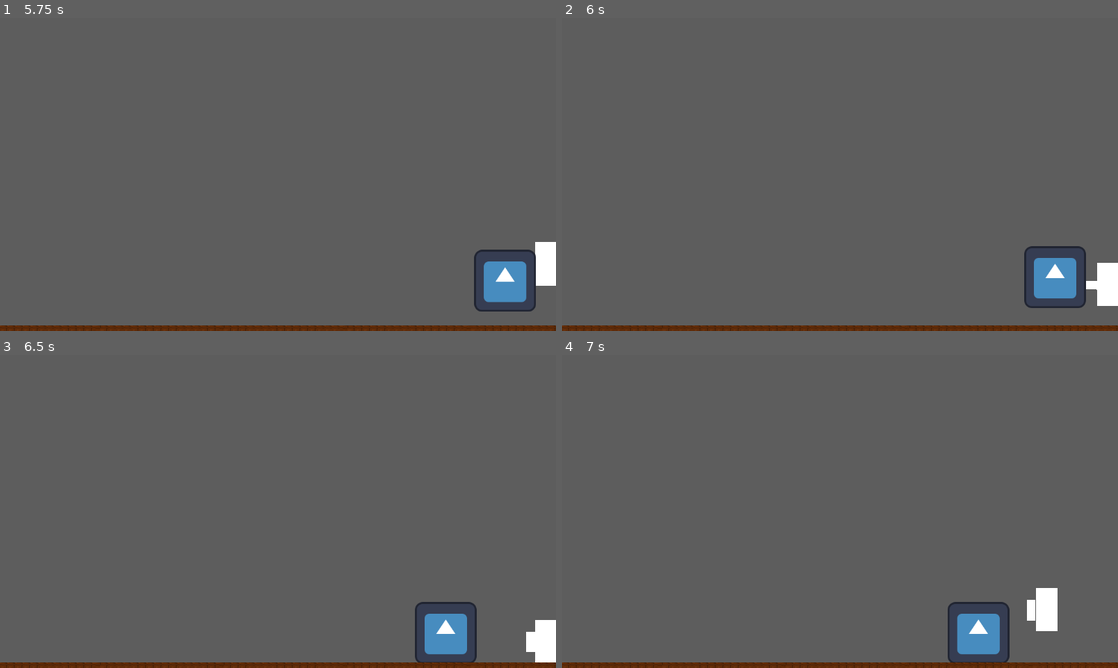
Above: before the commit, frames 1-4 (two rows, left to right).
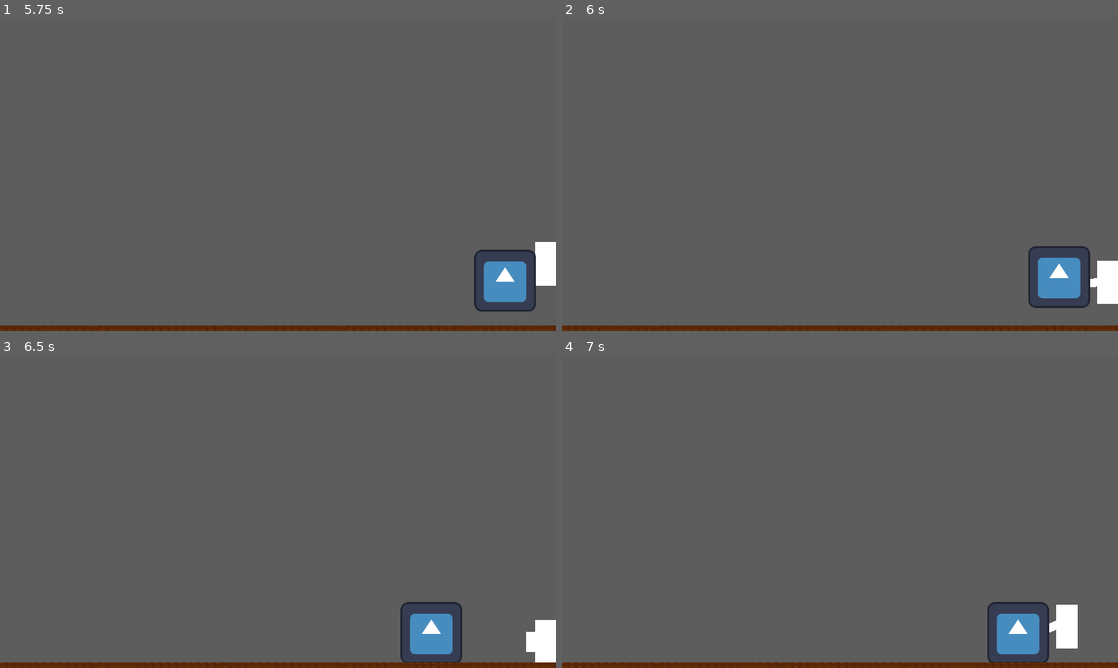
Above: after the commit, the same moments.

Repository: qzjo/Drnkn-Fghtr
Game: Godot game, scene res://start_screen.tscn
Two runs of this game, one before a commit and one after it. Both use one fixed random seed, a clock stepped at 60 frames per second and the inputs below. The engine's default icon, where the game draws it, is replaced by a stand-in: a white triangle on a blue panel in a dark square.
Inputs:
- Up to frame 1 (5.75 s): click "Start" at 0.5 s; hold E (punch) 1.28-2.03 s; hold D (move_right) 1.28-2.78 s; tap W (jump) at 1.52, 2.27, 3.77, 4.52, 5.27 s; tap E (punch) at 2.1, 3.6, 5.1 s; hold A (move_left) 2.78-3.53 s; hold E (punch) 2.78-3.53 s; hold D (move_right) 3.53-5.03 s; hold E (punch) 4.28-5.03 s; hold A (move_left) from 5.03 s (still down)
- Up to frame 2 (6 s): release A (move_left) at 5.78 s; hold D (move_right) from 5.78 s (still down); hold E (punch) from 5.78 s (still down)
- Up to frame 3 (6.5 s): keep holding D (move_right); keep holding E (punch)
- Up to frame 4 (7 s): release D (move_right) at 6.53 s; release E (punch) at 6.53 s; hold A (move_left) from 6.53 s (still down); tap E (punch) at 6.6 s; tap W (jump) at 6.77 s

Frame 1 is identical in both runs. In frame 2, 0.8% of the frame differs, in the area x 83-100%, y 72-93%; in frame 3, 1.7%; in frame 4, 4.0%, in the area x 69-93%, y 74-99%.

Commit message:
Hit stop manager

Diff:
--- /dev/null
+++ b/drnkn-fghtr/HitStopManager.gd
@@ -0,0 +1,12 @@
+extends Node
+
+
+func hit_stop_short():
+	Engine.time_scale = 0
+	await get_tree().create_timer(0.15, true, false, true).timeout
+	Engine.time_scale = 1
+
+func slow_motion_short():
+	Engine.time_scale = 0.5
+	await get_tree().create_timer(0.5, true, false, true).timeout
+	Engine.time_scale = 1
--- a/drnkn-fghtr/mob.gd
+++ b/drnkn-fghtr/mob.gd
@@ -76,6 +76,7 @@
 		if not player.is_attacking():
 			player.take_damage()
 		if player.is_attacking():
+			HitStopManager.hit_stop_short()
 			knockback()
 		$Hitbox.set_deferred("monitoring", false)
 		await get_tree().create_timer(0.5).timeout
--- a/drnkn-fghtr/project.godot
+++ b/drnkn-fghtr/project.godot
@@ -14,6 +14,10 @@
 run/main_scene="res://start_screen.tscn"
 config/features=PackedStringArray("4.3", "Forward Plus")
 config/icon="res://icon.svg"
+
+[autoload]
+
+HitStopManager="*res://HitStopManager.gd"
 
 [display]
 
